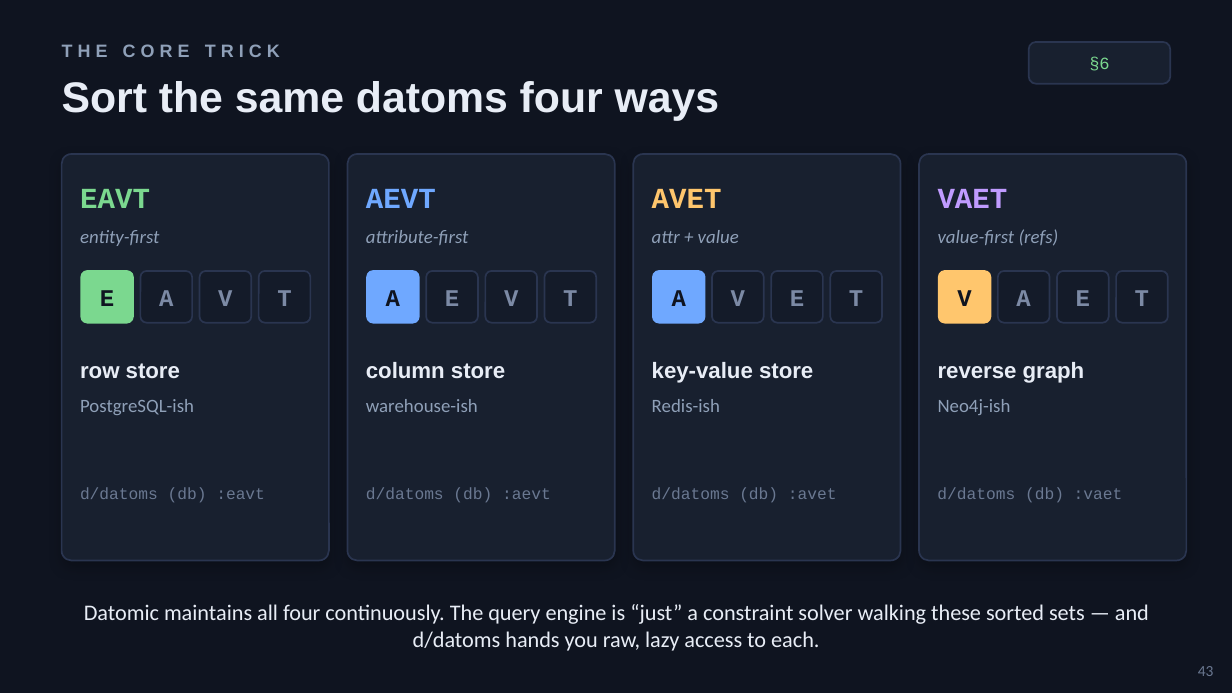
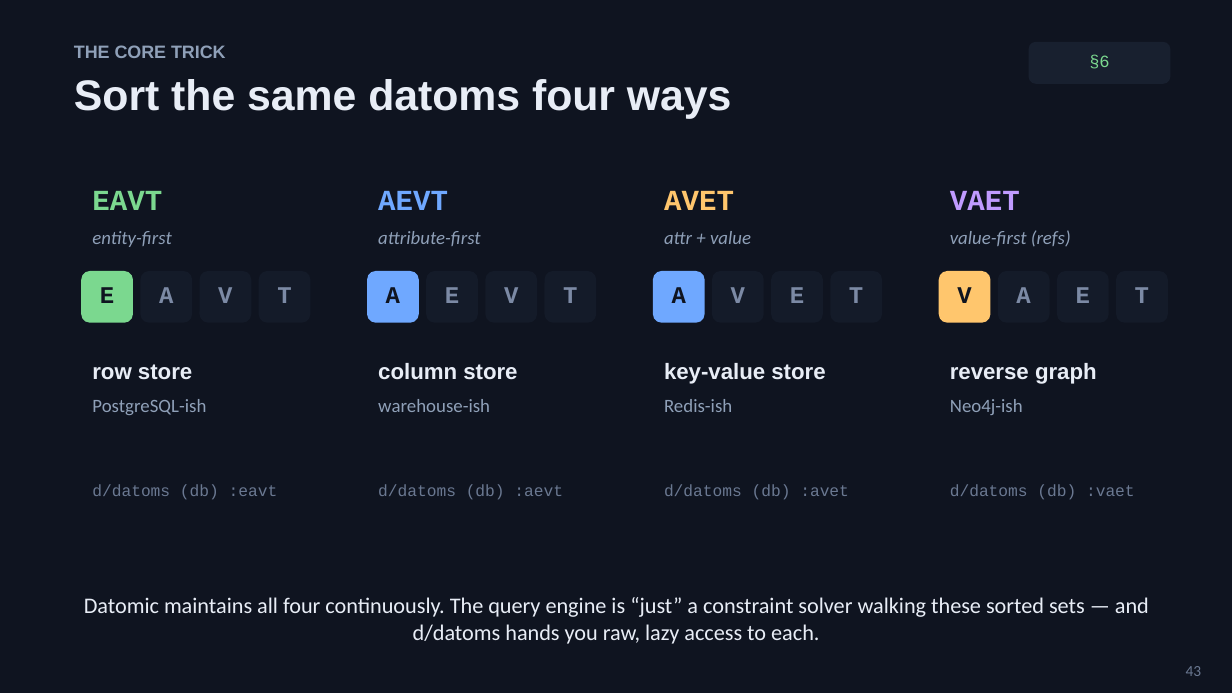
Before and after one commit to 4coders-com-br/datomic-model, a slide deck: slide 43 of domain-modeling-with-datoms.pptx. Drawn at 1232x693 pixels with LibreOffice and Linux fonts; fonts in the diff are those of the drawing. Boxes give left, top, right and bottom in pixels: in the first picture for what was removed or moved away, otherwise in the second. Text is boxed around its words. In the diff, an @@ line names an element or a change of style, - is before the commit and + after.

```diff
--- a/domain-modeling-with-datoms.pptx
+++ b/domain-modeling-with-datoms.pptx
@@ text "THE CORE TRICK" at [74, 45, 226, 58]: letter spacing 3 to 0 pt; vertical alignment middle to top @@
@@ rounded rectangle removed at [62, 154, 329, 561] @@
@@ rounded rectangle removed at [347, 154, 615, 561] @@
@@ rounded rectangle removed at [633, 154, 901, 561] @@
@@ rounded rectangle removed at [919, 154, 1186, 561] @@
@@ rounded rectangle "E" at [81, 271, 133, 323]: vertical alignment middle to top; outline #7BD88F 1 pt to none; proportions changed @@
@@ rounded rectangle "A" at [367, 271, 419, 323]: vertical alignment middle to top; outline #6FA8FF 1 pt to none; proportions changed @@
@@ rounded rectangle "A" at [653, 271, 705, 323]: vertical alignment middle to top; outline #6FA8FF 1 pt to none; proportions changed @@
@@ rounded rectangle "V" at [939, 271, 991, 323]: vertical alignment middle to top; outline #FFC66D 1 pt to none; proportions changed @@
@@ vertical alignment middle to top; outline #2A3550 1 pt to none; proportions changed in 13 elements at [1029, 42, 1170, 84], [140, 271, 192, 323], [200, 271, 251, 323], [259, 271, 310, 323], [426, 271, 478, 323], [485, 271, 537, 323], [545, 271, 596, 323], [712, 271, 764, 323], [771, 271, 823, 323], [830, 271, 882, 323], [998, 271, 1050, 323], [1057, 271, 1109, 323], [1116, 271, 1168, 323] @@
@@ vertical alignment middle to top in 23 elements at [1186, 666, 1202, 676], [74, 79, 732, 119], [92, 191, 162, 210], [92, 231, 171, 247], [92, 364, 192, 380], [92, 399, 206, 415], [92, 484, 278, 500], [378, 191, 448, 210], [378, 231, 481, 246], [378, 363, 517, 380], [378, 399, 490, 412], [378, 484, 563, 500], [664, 190, 734, 210], [664, 231, 751, 244], [664, 363, 825, 384], [664, 399, 732, 412], [664, 484, 849, 500], [950, 191, 1020, 210], [950, 230, 1071, 246], [950, 363, 1097, 384], [950, 399, 1023, 415], [950, 484, 1135, 500], [84, 597, 1149, 644] @@
```
Also in this commit, not shown: 54 other slides changed, 9 other files.
